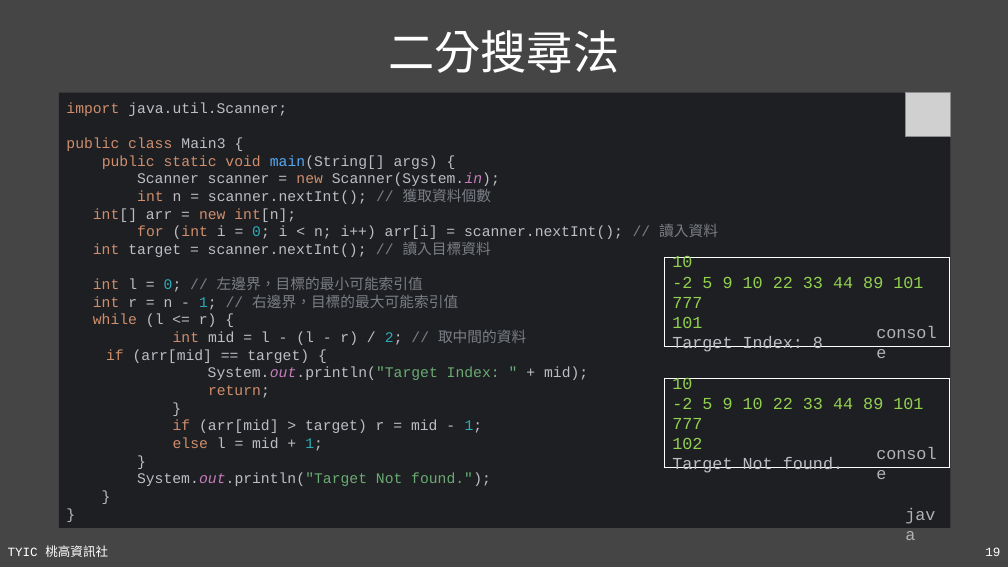
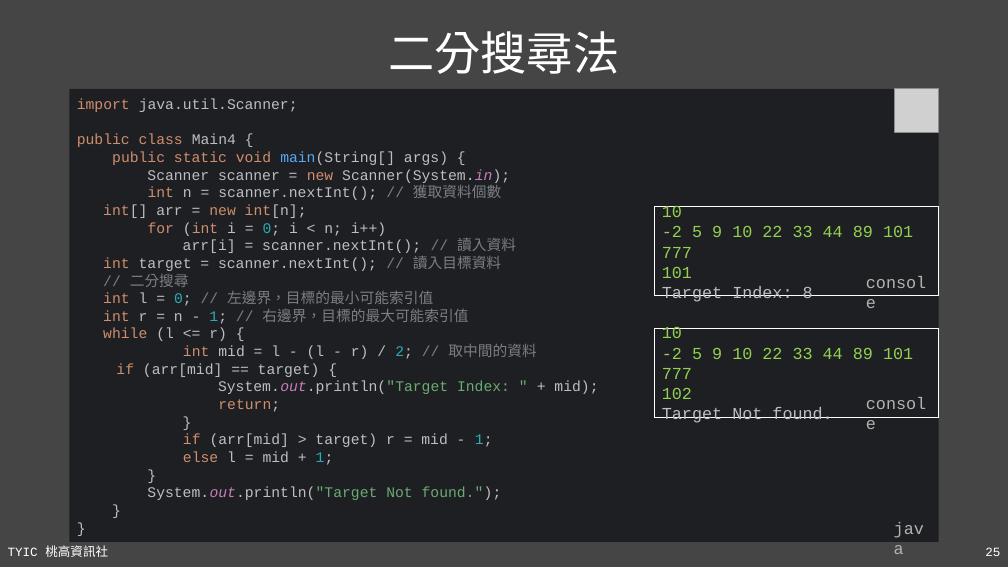
Before and after one commit to TYSHIC/slides, a slide deck: slide 25 of ppt/90_基礎資料結構與演算法.pptx (slide 19 before the commit). Drawn at 1008x567 pixels with LibreOffice and Linux fonts; fonts in the diff are those of the drawing; grey boxes stand for pictures. Boxes give left, top, right and bottom in pixels: in the first picture for what was removed or moved away, otherwise in the second. Text is boxed around its words. In the diff, an @@ line names an element or a change of style, - is before the commit and + after.

```diff
--- a/ppt/90_基礎資料結構與演算法.pptx
+++ b/ppt/90_基礎資料結構與演算法.pptx
@@ rectangle "import java.util.Scanner; public class Main4 ...": place and size @@
-rectangle "import java.util.Scanner; public class Main4 ..." at bbox=[59, 93, 951, 529]
+rectangle "import java.util.Scanner; public class Main4 ..." at bbox=[70, 89, 939, 542]
@@ picture: place and size @@
-picture at bbox=[906, 93, 951, 137]
+picture at bbox=[895, 88, 939, 132]
@@ text in rectangle at bbox=[77, 98, 598, 500]: text changed @@
-import java.util.Scanner;
-public class Main3 {
-public static void main(String[] args) {
-Scanner scanner = new Scanner(System.in);
-int n = scanner.nextInt(); // 獲取資料個數
-int[] arr = new int[n];
-for (int i = 0; i < n; i++) arr[i] = scanner.nextInt(); // 讀入資料
-int target = scanner.nextInt(); // 讀入目標資料
-int l = 0; // 左邊界，目標的最小可能索引值
-int r = n - 1; // 右邊界，目標的最大可能索引值
-while (l <= r) {
-int mid = l - (l - r) / 2; // 取中間的資料
-if (arr[mid] == target) {
-System.out.println("Target Index: " + mid);
-return;
-}
-if (arr[mid] > target) r = mid - 1;
-else l = mid + 1;
-}
-System.out.println("Target Not found.");
-}
-}
+import java.util.Scanner;
+public class Main4 {
+public static void main(String[] args) {
+Scanner scanner = new Scanner(System.in);
+int n = scanner.nextInt(); // 獲取資料個數
+int[] arr = new int[n];
+for (int i = 0; i < n; i++)
+arr[i] = scanner.nextInt(); // 讀入資料
+int target = scanner.nextInt(); // 讀入目標資料
+// 二分搜尋
+int l = 0; // 左邊界，目標的最小可能索引值
+int r = n - 1; // 右邊界，目標的最大可能索引值
+while (l <= r) {
+int mid = l - (l - r) / 2; // 取中間的資料
+if (arr[mid] == target) {
+System.out.println("Target Index: " + mid);
+return;
+}
+if (arr[mid] > target) r = mid - 1;
+else l = mid + 1;
+}
+System.out.println("Target Not found.");
+}
+}
@@ 2 rectangles, 2 texts: place and size @@
-2 rectangles, 2 texts at bbox=[665, 257, 949, 467]
+2 rectangles, 2 texts at bbox=[655, 207, 939, 417]
@@ text "java": place and size @@
-text "java" at bbox=[898, 500, 951, 528]
+text "java" at bbox=[886, 513, 938, 541]
@@ page number at bbox=[985, 547, 1000, 556]: text changed @@
-19
+25
```
Also in this commit, not shown: 18 other slides changed, 13 slides added, 1 slide removed, 13 other files.
